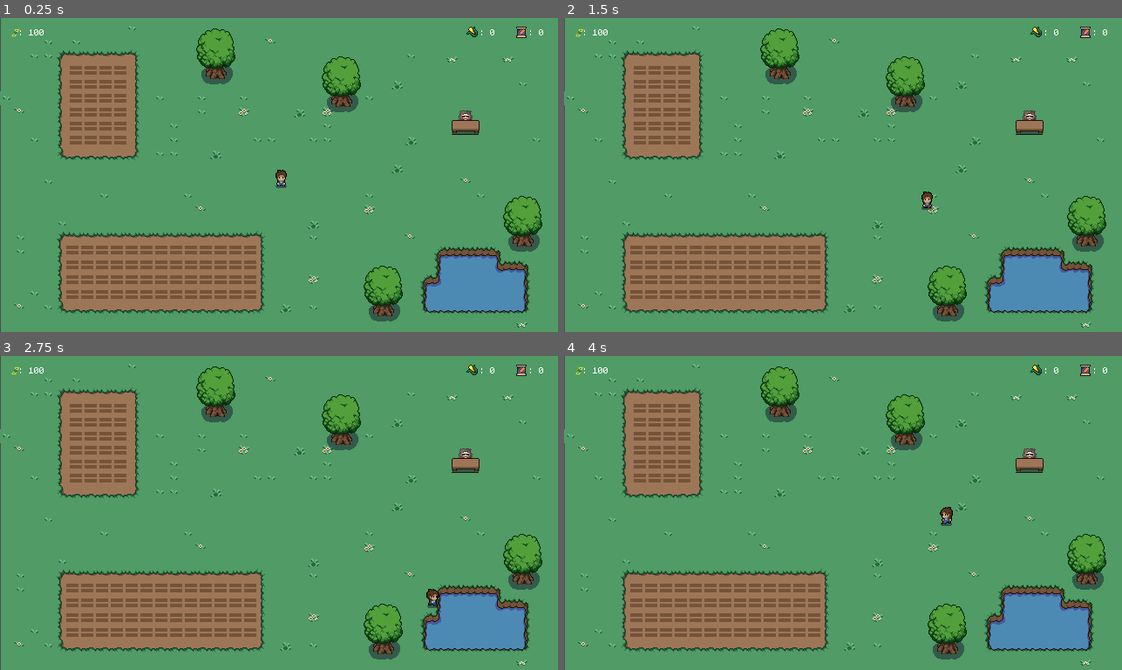
Above: before the commit, frames 1-4 (two rows, left to right).
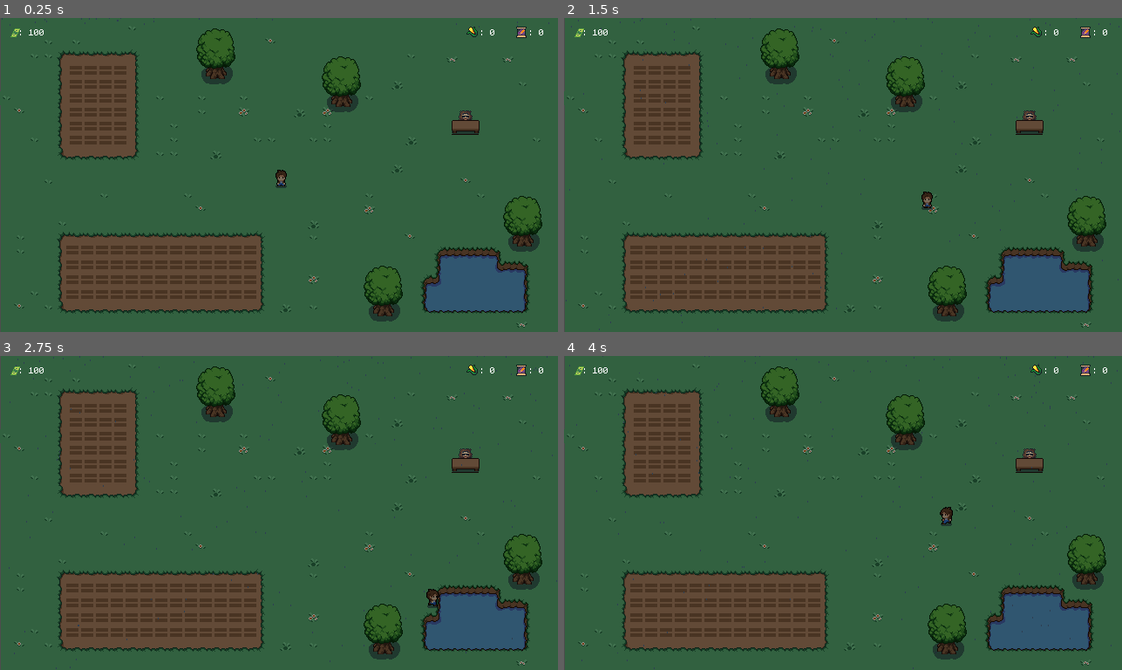
Above: after the commit, the same moments.

Repository: cammcinnes/wintermelonjam-2023
Game: Godot game, scene res://scenes/main.tscn
Same seed, same stepped clock (60 frames per second), same inputs: the game is played once before the commit and once after it.
Inputs (mouse positions are in pixels of both pictures, inside the frame that each line leads up to):
- Up to frame 1 (0.25 s): no input
- Up to frame 2 (1.5 s): tap Enter (interact) at 0.5, 1.35 s; move the mouse to (815, 250) at 0.52 s; hold D (move_right) 0.53-1.28 s; click (815, 250) at 0.6 s; move the mouse to (753, 250) at 1.27 s; hold S (move_down) from 1.28 s (still down); click (753, 250) at 1.42 s
- Up to frame 3 (2.75 s): move the mouse to (234, 588) at 2.02 s; release S (move_down) at 2.03 s; hold D (move_right) from 2.03 s (still down); click (234, 588) at 2.1 s
- Up to frame 4 (4 s): move the mouse to (787, 588) at 2.77 s; release D (move_right) at 2.78 s; hold W (move_up) 2.78-3.53 s; tap Enter (interact) at 2.85 s; click (787, 588) at 2.92 s; move the mouse to (770, 588) at 3.52 s; hold A (move_left) from 3.53 s (still down); click (770, 588) at 3.6 s

The runs differ from the first frame. In frame 1, 98% of the frame differs, in the area x 0-100%, y 0-100%; in frame 2, 98%; in frame 3, 98%; in frame 4, 98%.

Commit message:
Add rain

Diff:
--- a/scenes/main.tscn
+++ b/scenes/main.tscn
@@ -12,6 +12,7 @@
 [ext_resource type="PackedScene" uid="uid://cq4ibfmuyjkio" path="res://scenes/sellzone.tscn" id="10_lvsup"]
 [ext_resource type="PackedScene" uid="uid://xaq1g1rn45ww" path="res://scenes/growzone.tscn" id="12_2jnoe"]
 [ext_resource type="PackedScene" uid="uid://bpqxfe6ebfb4d" path="res://scenes/gui.tscn" id="13_qxv7o"]
+[ext_resource type="PackedScene" uid="uid://c6eb67wri0gno" path="res://scenes/weather_control.tscn" id="14_3fx2f"]
 [ext_resource type="PackedScene" uid="uid://bulcl0h7qdvqb" path="res://scenes/shop.tscn" id="15_7x6fa"]
 
 [sub_resource type="TileSetAtlasSource" id="TileSetAtlasSource_tk8pw"]
@@ -1454,3 +1455,5 @@
 
 [node name="shop" parent="." instance=ExtResource("15_7x6fa")]
 position = Vector2(534, 126)
+
+[node name="weather_control" parent="." instance=ExtResource("14_3fx2f")]
--- /dev/null
+++ b/scenes/weather_control.tscn
@@ -0,0 +1,32 @@
+[gd_scene load_steps=4 format=3 uid="uid://c6eb67wri0gno"]
+
+[ext_resource type="Texture2D" uid="uid://byfamlggq284s" path="res://textures/particles/rain.png" id="1_5csfh"]
+[ext_resource type="Script" path="res://scripts/weather_control.gd" id="1_82bwh"]
+[ext_resource type="AudioStream" uid="uid://7jj87ek2v2aw" path="res://music/rain.mp3" id="3_8bmeq"]
+
+[node name="weather_control" type="StaticBody2D"]
+script = ExtResource("1_82bwh")
+
+[node name="rain_tint" type="CanvasModulate" parent="."]
+color = Color(0.623529, 0.623529, 0.623529, 1)
+
+[node name="rain" type="CPUParticles2D" parent="."]
+position = Vector2(320, 2.08165e-12)
+amount = 200
+speed_scale = 0.6
+randomness = 1.0
+texture = ExtResource("1_5csfh")
+emission_shape = 3
+emission_rect_extents = Vector2(320, 1)
+gravity = Vector2(2.08165e-12, 980)
+
+[node name="Timer" type="Timer" parent="."]
+wait_time = 15.0
+one_shot = true
+autostart = true
+
+[node name="rain_sound" type="AudioStreamPlayer" parent="."]
+stream = ExtResource("3_8bmeq")
+volume_db = -10.0
+
+[connection signal="timeout" from="Timer" to="." method="_on_timer_timeout"]
--- a/scripts/main.gd
+++ b/scripts/main.gd
@@ -4,20 +4,12 @@
 var numofwheat = 0
 var numofcorn = 0
 var cash = 100
+
 var onCooldown = false
+
+var weather
 
 var gameover = false
 
-
-# Called when the node enters the scene tree for the first time.
-func _ready():
-	pass
-
-
-
-# Called every frame. 'delta' is the elapsed time since the previous frame.
-func _process(delta):
-	pass
-
 func game_over():
 	gameover = true
--- a/scripts/shop.gd
+++ b/scripts/shop.gd
@@ -14,6 +14,7 @@
 	if $shopmenu.item4owned == true:
 		Main.game_over()
 		set_process(false)
+		$shopmenu.visible = false
 	if $corn_seed.planted == true:
 		corn_redo()
 	if $wheat_seed.planted == true:
--- /dev/null
+++ b/scripts/weather_control.gd
@@ -0,0 +1,33 @@
+extends StaticBody2D
+
+# weather: none or rain
+var curr_weather = "rain"
+# Called when the node enters the scene tree for the first time.
+func _ready():
+	if curr_weather == "none":
+		self.visible = false
+	elif curr_weather == "rain":
+		self.visible = true
+		$rain_sound.play()
+
+
+# Called every frame. 'delta' is the elapsed time since the previous frame.
+func _process(delta):
+	Main.weather = curr_weather
+	if curr_weather == "none":
+		self.visible = false
+	elif curr_weather == "rain":
+		self.visible = true
+
+
+func _on_timer_timeout():
+	if curr_weather == "none":
+		curr_weather = "rain"
+		$rain_sound.play()
+		$Timer.wait_time = randf_range(10,60)
+		$Timer.start()
+	elif curr_weather == "rain":
+		curr_weather = "none"
+		$rain_sound.stop()
+		$Timer.wait_time = randf_range(20,120)
+		$Timer.start()
Not shown, changed: music/1. hellacious hilltops.mp3.import
Not shown, changed: music/13. bedtime ballad.mp3.import
Not shown, added: music/rain.mp3.import
Not shown: 1 places in scenes/main.tscn that only renumber resources
Binary file added: textures/particles/rain.png
Not shown, added: textures/particles/rain.png.import
Not shown, added: music/rain.mp3
